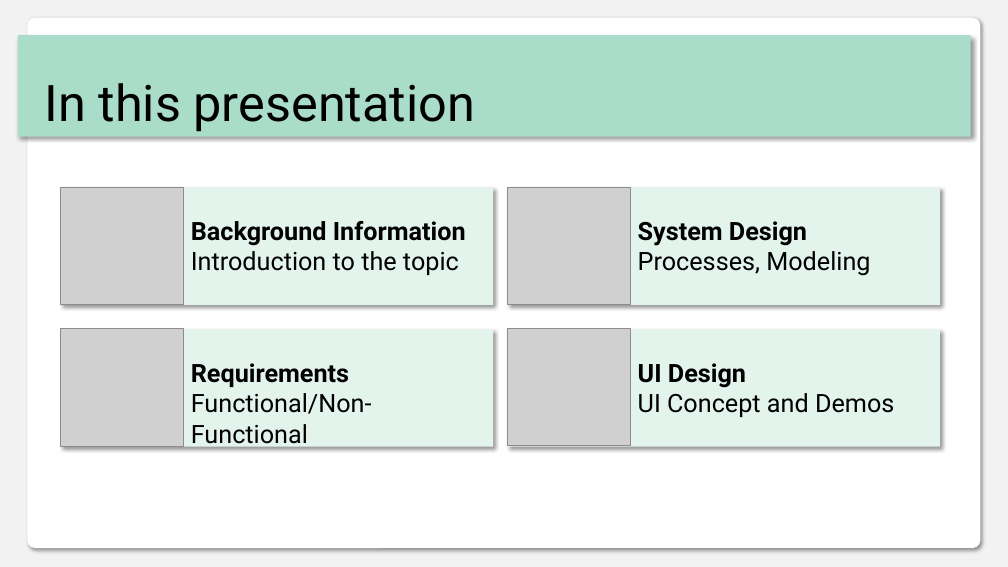
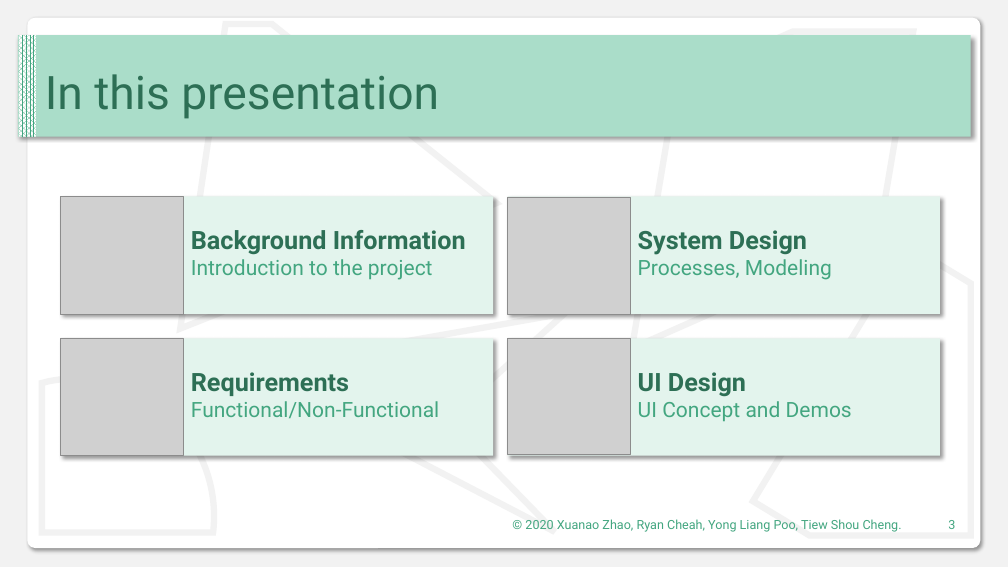
Before and after one commit to DIT202003G1/SAD-Assignment, a slide deck: slide 3 of Presentaion.pptx. Drawn at 1008x567 pixels with LibreOffice and Linux fonts; fonts in the diff are those of the drawing; grey boxes stand for pictures. Boxes give left, top, right and bottom in pixels: in the first picture for what was removed or moved away, otherwise in the second. Text is boxed around its words. In the diff, an @@ line names an element or a change of style, - is before the commit and + after.

Commit message:
done background info ppt

```diff
--- a/Presentaion.pptx
+++ b/Presentaion.pptx
@@ freeform shape added at bbox=[180, 24, 496, 329], outline #F2F2F2 6 pt @@
@@ rectangle added at bbox=[19, 36, 36, 137], fill pattern #43A680 on #FFFFFF @@
@@ text "In this presentation" at bbox=[45, 74, 439, 119]: size 48 to 44 pt, text colour #000000 to #2D6F55; vertical alignment bottom to middle @@
@@ freeform shape added at bbox=[632, 32, 913, 349], outline #F2F2F2 6 pt @@
@@ text at bbox=[191, 230, 466, 280]: text changed; size 24 to 20 pt; text colour #000000 to #43A680 @@
-Background Information
-Introduction to the topic
+Background Information
+Introduction to the project
@@ text "System Design Processes, Modeling": place and size @@
-text "System Design Processes, Modeling" at bbox=[638, 221, 870, 276]
+text "System Design Processes, Modeling" at bbox=[638, 230, 832, 280]
@@ text "System Design Processes, Modeling" at bbox=[638, 230, 832, 280]: size 24 to 20 pt, text colour #000000 to #43A680 in "Processes, Modeling"; text colour #000000 to #2D6F55 in "System Design" @@
@@ freeform shape added at bbox=[753, 246, 971, 536], outline #F2F2F2 6 pt @@
@@ freeform shape added at bbox=[243, 313, 565, 532], outline #F2F2F2 6 pt @@
@@ 4 pictures, 4 rectangles, 1 text: place and size @@
-4 pictures, 4 rectangles, 1 text at bbox=[45, 83, 940, 447]
+4 pictures, 4 rectangles, 1 text at bbox=[45, 74, 940, 456]
@@ freeform shape added at bbox=[42, 379, 214, 533], outline #F2F2F2 6 pt @@
@@ text "Requirements Functional/Non-Functional": place and size @@
-text "Requirements Functional/Non-Functional" at bbox=[191, 363, 372, 449]
+text "Requirements Functional/Non-Functional" at bbox=[191, 372, 440, 419]
@@ text "Requirements Functional/Non-Functional" at bbox=[191, 372, 440, 419]: size 24 to 20 pt, text colour #000000 to #43A680 in "Functional/Non-Functional"; text colour #000000 to #2D6F55 in "Requirements" @@
@@ text "UI Design UI Concept and ...": place and size @@
-text "UI Design UI Concept and ..." at bbox=[638, 363, 894, 417]
+text "UI Design UI Concept and ..." at bbox=[638, 372, 852, 422]
@@ text "UI Design UI Concept and ..." at bbox=[638, 372, 852, 422]: size 24 to 20 pt, text colour #000000 to #43A680 in "UI Concept and Demos"; text colour #000000 to #2D6F55 in "UI Design" @@
@@ text added at bbox=[525, 519, 902, 532], 12 pt, text #43A680 @@
+© 2020 Xuanao Zhao, Ryan Cheah, Yong Liang Poo, Tiew Shou Cheng.
@@ page number added at bbox=[948, 520, 955, 529], 12 pt, text #43A680 @@
+3
```
Also in this commit, not shown: 2 other slides changed, 7 slides added, 1 slide removed.
